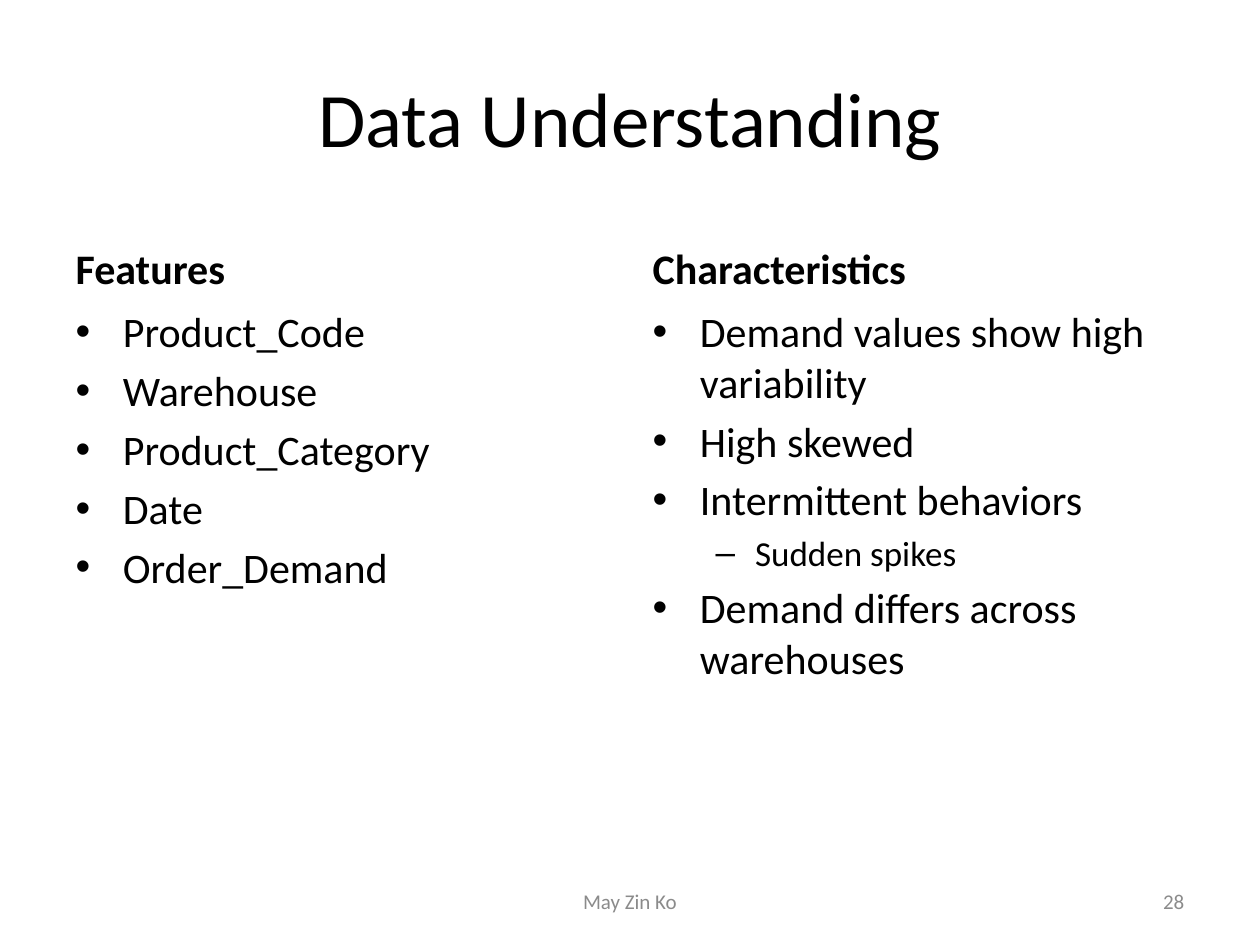
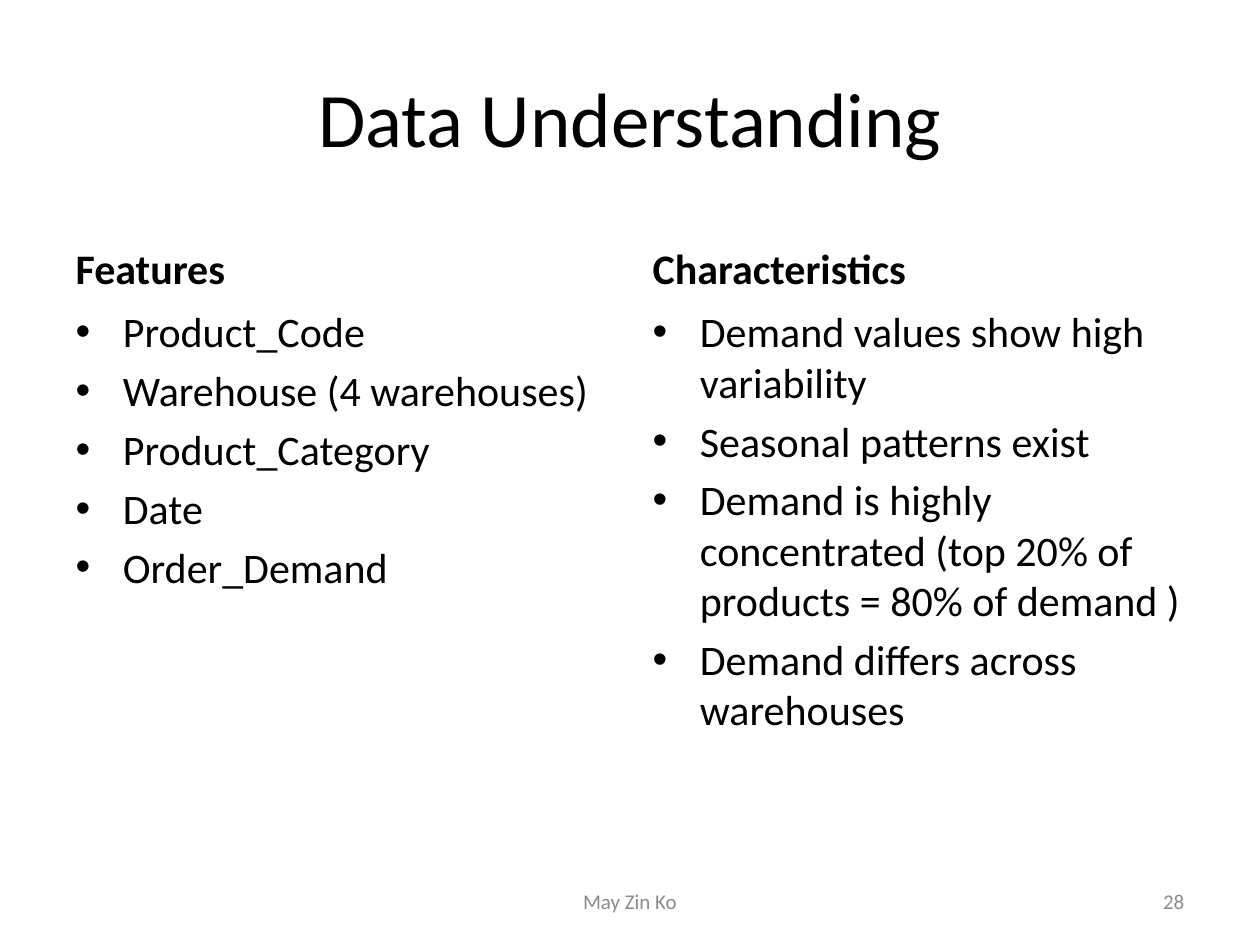
Before and after one commit to MayZinKo/Demand_Management_Industrial_Analytics_Project, a slide deck: slide 28 of Demand_Management_Presentation.pptx. Drawn at 1260x945 pixels with LibreOffice and Linux fonts; fonts in the diff are those of the drawing. Boxes give left, top, right and bottom in pixels: in the first picture for what was removed or moved away, otherwise in the second. Text is boxed around its words. In the diff, an @@ line names an element or a change of style, - is before the commit and + after.

```diff
--- a/Demand_Management_Presentation.pptx
+++ b/Demand_Management_Presentation.pptx
@@ text at (x1=123, y1=375, x2=587, y2=412): text changed @@
-• Warehouse
+• Warehouse (4 warehouses)
@@ text at (x1=700, y1=427, x2=1158, y2=623): text changed @@
-• High skewed
-• Intermittent behaviors
-  – Sudden spikes
+• Seasonal patterns exist
+• Demand is highly concentrated (top 20% of products = 80% of demand )
```
Also in this commit, not shown: 9 other slides changed, 5 slides added, 6 slides removed, 1 other file.
